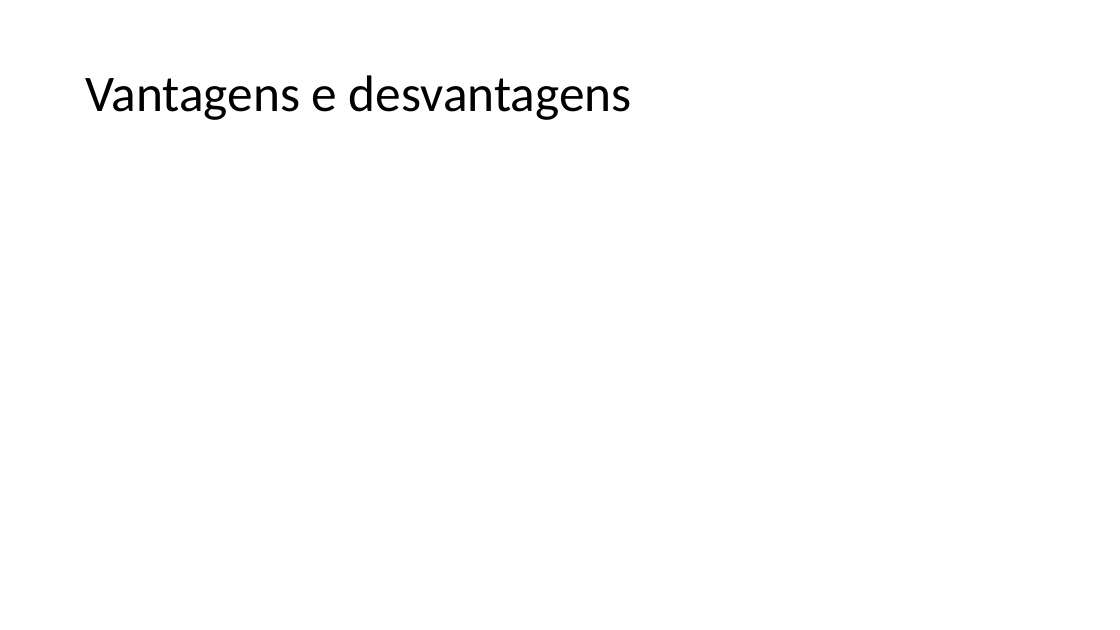
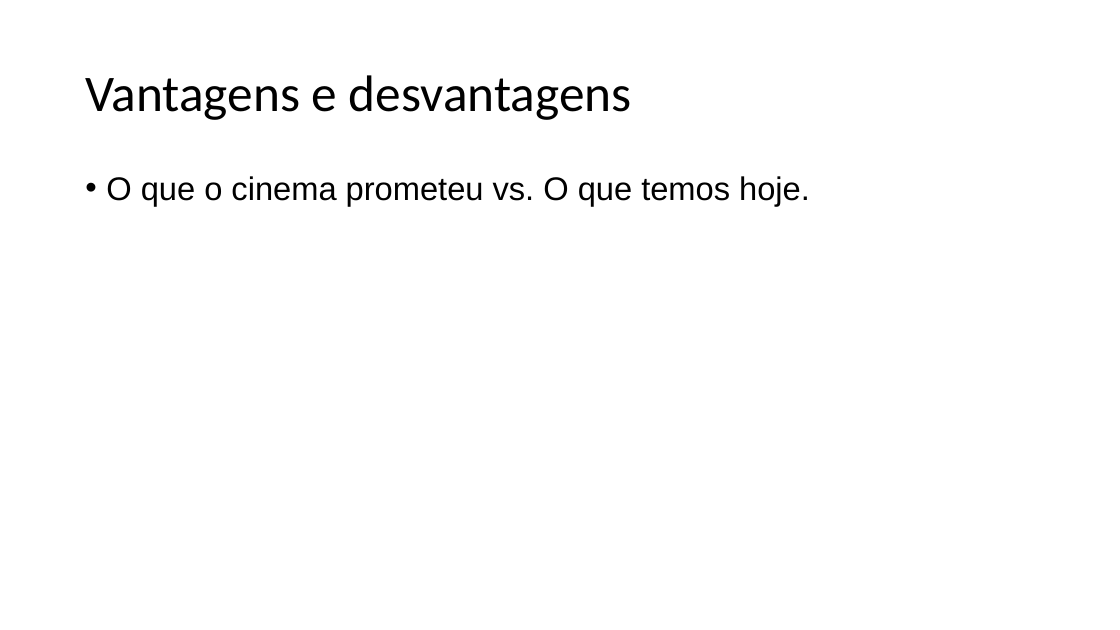
Before and after one commit to zz4fap/c24_inteligencia_artificial, a slide deck: slide 8 of slides/C24_Introdução.pptx. Drawn at 1120x630 pixels with LibreOffice and Linux fonts; fonts in the diff are those of the drawing. Boxes give left, top, right and bottom in pixels: in the first picture for what was removed or moved away, otherwise in the second. Text is boxed around its words. In the diff, an @@ line names an element or a change of style, - is before the commit and + after.

```diff
--- a/slides/C24_Introdução.pptx
+++ b/slides/C24_Introdução.pptx
@@ text added at (106,176,810,206), 28 pt, text #000000 @@
+• O que o cinema prometeu vs. O que temos hoje.
```
Also in this commit, not shown: 1 slide added, 1 slide removed.
